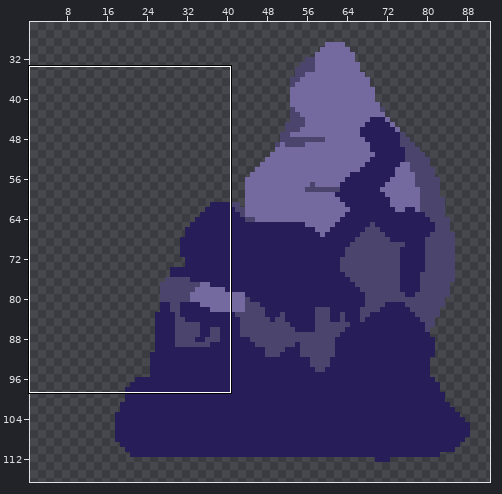
Pixel-art file -- Assets/Art/Environment/ww.ase. Above, an overview of the earlier version with the close-up marked.
Close-up. Earlier state:
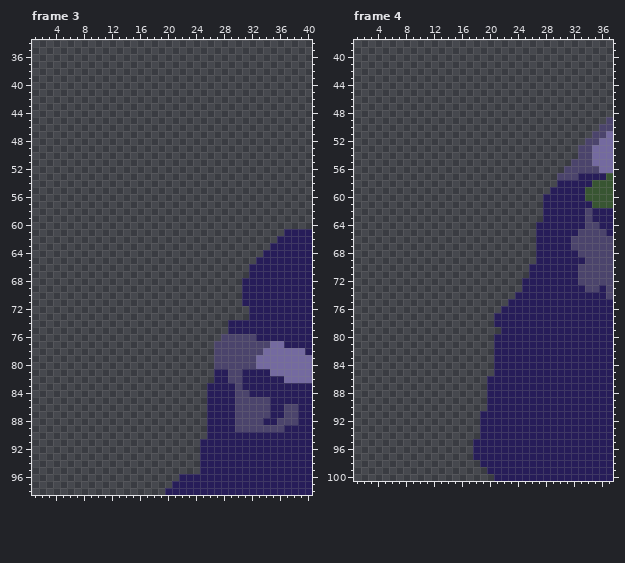
128x128 pixels, 18 frames. Shown: frame 3: x 1..40, y 34..98; frame 4: x 1..37, y 38..100. The wide view leaves out empty margins. The commit also changed other frames or places, which this record leaves out.
After the commit:
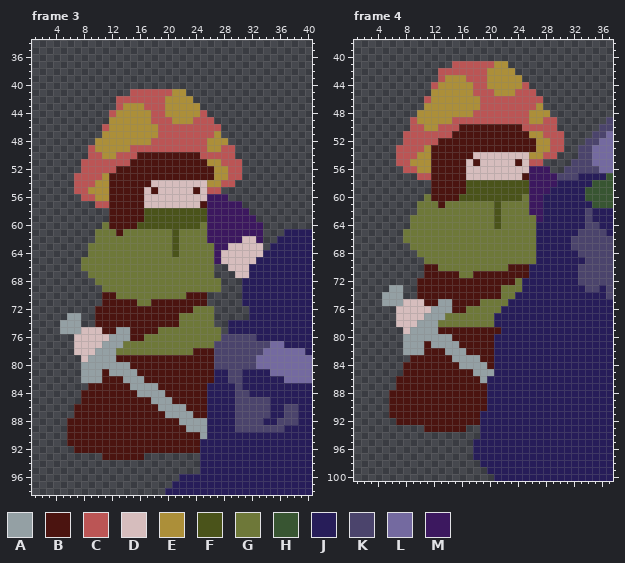
Palette (. is transparent): A #94a0a4  B #4b1410  C #bb5555  D #d6bdbd  E #ac8f39  F #4a531a  G #6e7839  H #385532  J #271d59  K #4b446c  L #746aa0  M #3c185f
The exact change:
layer "Layer 1" now shown
Changed rows in their new state; - is an unchanged pixel.
Frame 3, layer "Layer 1":
first column x 5:
41 ----------CCCCCCEE-----------
42 --------CCCCCCCEEEE----------
43 --------CEEECCCEEEEE---------
44 -------CEEEEECCEEEEEC--------
45 -------EEEEEECCCEEECCC-------
46 ------CEEEEEEECCCCCCCCC------
47 ------EEEEEEEECCCCCCCCE------
48 -----EEEEEEEECCCCCCCCEEE-----
49 ----CEEEEECCCCCCCCCCCEECC----
50 ----CCEECCCBBBBBBBBBCCCCC----
51 ---CCCCCCCBBBBBBBBBBBEECCC---
52 ---CCCCCBBBBBBBBBBBBBBEECC---
53 --CCCCEBBBBBBBBBBBBBBBEECC---
54 --CCCEEBBBBBBDDDDDDDDEECC----
55 --CCEEEBBBBBDBDDDDDBDCC------
56 ---CCEEBBBBBDDDDDDDDDMMM-----
57 -----CCBBBBBDDDDDDDDBMMMMM---
58 -------BBBBBFFFFFFFFFMMMMMM--
59 -------BBBBBFFFFFFFFFMMMMMMM-
60 ------GBBBBFFFFFFFFFGMMMMMMMM
61 -----GGGBGGGGGGGFGGGGMMMMMMMM
62 -----GGGGGGGGGGGFGGGGMMMMMDDM
63 ----GGGGGGGGGGGGFGGGGGMMDDDDD
64 ----GGGGGGGGGGGGFGGGGGMDDDDDD
65 ---GGGGGGGGGGGGGGGGGGGMDDDDD-
66 ---GGGGGGGGGGGGGGGGGGG--DDD--
67 ----GGGGGGGGGGGGGGGGGG---DD--
68 -----GGGGGGGGGGGGGGGGGG------
69 ------GGGGGGGGGGGGGGGGG------
70 ------BBGGGGGGGGGGBBB--------
71 ------BBBBBGGBBBBBBBB--------
72 -----BBBBBBBBBBBBBBGGG-------
73 -AA--BBBBBBBBBBBBGGGGG-------
74 AAA--BBBBBBBBBBBBGGGGG-------
75 AAADDDBBAABBBBGGGGGGGGG------
76 --DDDDDAAABBGGGGGGGGGGG------
77 --DDDDAAAGGGGGGGGGGGGG-------
78 --DDDAAAGGGGGGGGGGGBBB-------
79 ---DAAAABBBBBBBBBBBBBB-------
80 ---AAAAAAABBBBBBBBBBBB-------
81 ---AAABAAAABBBBBBBBBBB-------
82 ---AAABBBAAABBBBBBBBBB-------
83 ----BBBBBBAAAABBBBBBB--------
84 ---BBBBBBBBAAAABBBBBB--------
85 ---BBBBBBBBBBAAABBBBB--------
86 --BBBBBBBBBBBBAAAABBB--------
87 --BBBBBBBBBBBBBAAAABB--------
88 -BBBBBBBBBBBBBBBBAAAA--------
89 -BBBBBBBBBBBBBBBBBAAA--------
90 -BBBBBBBBBBBBBBBBBBBA--------
91 -BBBBBBBBBBBBBBBBBBB---------
92 --BBBBBBBBBBBBBBBBBB---------
93 ------BBBBBB-----------------
Frame 4, layer "Layer 1":
first column x 5:
 41 ----------CCCCCCEE--------
 42 --------CCCCCCCEEEE-------
 43 --------CEEECCCEEEEE------
 44 -------CEEEEECCEEEEEC-----
 45 -------EEEEEECCCEEECCC----
 46 ------CEEEEEEECCCCCCCCC---
 47 ------EEEEEEEECCCCCCCCE---
 48 -----EEEEEEEECCCCCCCCEEE--
 49 ----CEEEEECCCCCCCCCCCEECC-
 50 ----CCEECCCBBBBBBBBBCCCCC-
 51 ---CCCCCCCBBBBBBBBBBBEECCC
 52 ---CCCCCBBBBBBBBBBBBBBEECC
 53 --CCCCEBBBBBBBBBBBBBBBEECC
 54 --CCCEEBBBBBBDDDDDDDDEECC-
 55 --CCEEEBBBBBDBDDDDDBDCC---
 56 ---CCEEBBBBBDDDDDDDDDMMM--
 57 -----CCBBBBBDDDDDDDDBMMMM-
 58 -------BBBBBFFFFFFFFFMMMM-
 59 -------BBBBBFFFFFFFFFMMM--
 60 ------GBBBBFFFFFFFFFGMM---
 61 -----GGGBGGGGGGGFGGGGMM---
 62 -----GGGGGGGGGGGFGGGGMM---
 63 ----GGGGGGGGGGGGFGGGGGM---
 64 ----GGGGGGGGGGGGFGGGGG----
 65 ---GGGGGGGGGGGGGGGGGGG----
 66 ---GGGGGGGGGGGGGGGGGGG----
 67 ----GGGGGGGGGGGGGGGGGG----
 68 -----GGGGGGGGGGGGGGGGG----
 69 ------GGGGGGGGGGGGGGGG----
 70 ------BBGGGGGGGGGGBBB-----
 71 ------BBBBBGGBBBBBBBB-----
 72 -----BBBBBBBBBBBBBBG------
 73 -AA--BBBBBBBBBBBBGGG------
 74 AAA--BBBBBBBBBBBBGG-------
 75 AAADDDBBAABBBBGGGG--------
 76 --DDDDDAAABBGGGGG---------
 77 --DDDDAAAGGGGGGG----------
 78 --DDDAAAGGGGGGGG----------
 79 ---DAAAABBBBBBBBB---------
 80 ---AAAAAAABBBBBB----------
 81 ---AAABAAAABBBBB----------
 82 ---AAABBBAAABBBB----------
 83 ----BBBBBBAAAABB----------
 84 ---BBBBBBBBAAAAB----------
 85 ---BBBBBBBBBBAAA----------
 86 --BBBBBBBBBBBBA-----------
 87 --BBBBBBBBBBBBB-----------
 88 -BBBBBBBBBBBBBB-----------
 89 -BBBBBBBBBBBBBB-----------
 90 -BBBBBBBBBBBBBB-----------
 91 -BBBBBBBBBBBBB------------
 92 --BBBBBBBBBBBB------------
 93 ------BBBBBB--------------
Pixel boxes of the changes (left, top, right, bottom) in both close-ups:
added: (60, 89, 263, 460)
added: (382, 61, 564, 432)
